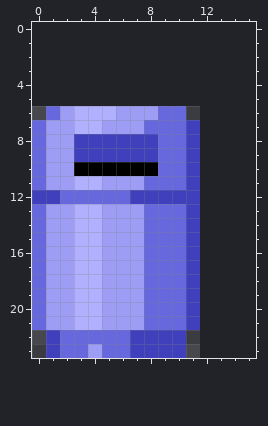
File history of a pixel-art file, Sprites/trash can.aseprite. The picture above is the old version.
12x18 pixels, 1 frame. The old version is drawn lined up with the new one, on the new canvas.
After the commit:
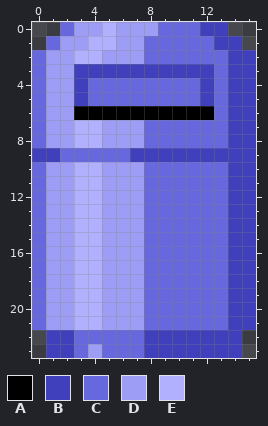
Palette (. is transparent): A #000000  B #4040bd  C #6868de  D #9d9df5  E #b0b0ff
Change:
canvas 12x18 -> 16x24, the old top-left corner now at 0,6
@@ x 0..15 @@
- 0 ................
- 1 ................
- 2 ................
- 3 ................
- 4 ................
- 5 ................
- 6 .CDEEEDDDCC.....
- 7 CDDEEDDDCCCB....
- 8 CDDBBBBBBCCB....
- 9 CDDBBBBBBCCB....
-10 CDDAAAAAACCB....
-11 CDDEEDDDCCCB....
-12 BBCCCCCBBBBB....
-13 CDDEEDDDCCCB....
-14 CDDEEDDDCCCB....
-15 CDDEEDDDCCCB....
-16 CDDEEDDDCCCB....
-17 CDDEEDDDCCCB....
-18 CDDEEDDDCCCB....
-19 CDDEEDDDCCCB....
-20 CDDEEDDDCCCB....
-21 CDDEEDDDCCCB....
-22 .BCCCCCBBBB.....
-23 .BCCDCCBBBB.....
+ 0 ..CDDEDDDCCCBB..
+ 1 .CDDEEDDCCCCCBB.
+ 2 CDDEEDDDCCCCCCBB
+ 3 CDDBBBBBBBBBBCBB
+ 4 CDDBCCCCCCCCBCBB
+ 5 CDDBCCCCCCCCBCBB
+ 6 CDDAAAAAAAAAACBB
+ 7 CDDEEDDDCCCCCCBB
+ 8 CDDEEDDDCCCCCCBB
+ 9 BBCCCCCBBBBBBBBB
+10 CDDEEDDDCCCCCCBB
+11 CDDEEDDDCCCCCCBB
+12 CDDEEDDDCCCCCCBB
+13 CDDEEDDDCCCCCCBB
+14 CDDEEDDDCCCCCCBB
+15 CDDEEDDDCCCCCCBB
+16 CDDEEDDDCCCCCCBB
+17 CDDEEDDDCCCCCCBB
+18 CDDEEDDDCCCCCCBB
+19 CDDEEDDDCCCCCCBB
+20 CDDEEDDDCCCCCCBB
+21 CDDEEDDDCCCCCCBB
+22 .BBCCCCCBBBBBBB.
+23 .BBCDCCCBBBBBBB.
Changed places in both pictures, as pixel boxes (x1, y1, x2, y2):
changed: (32, 22, 256, 358)
